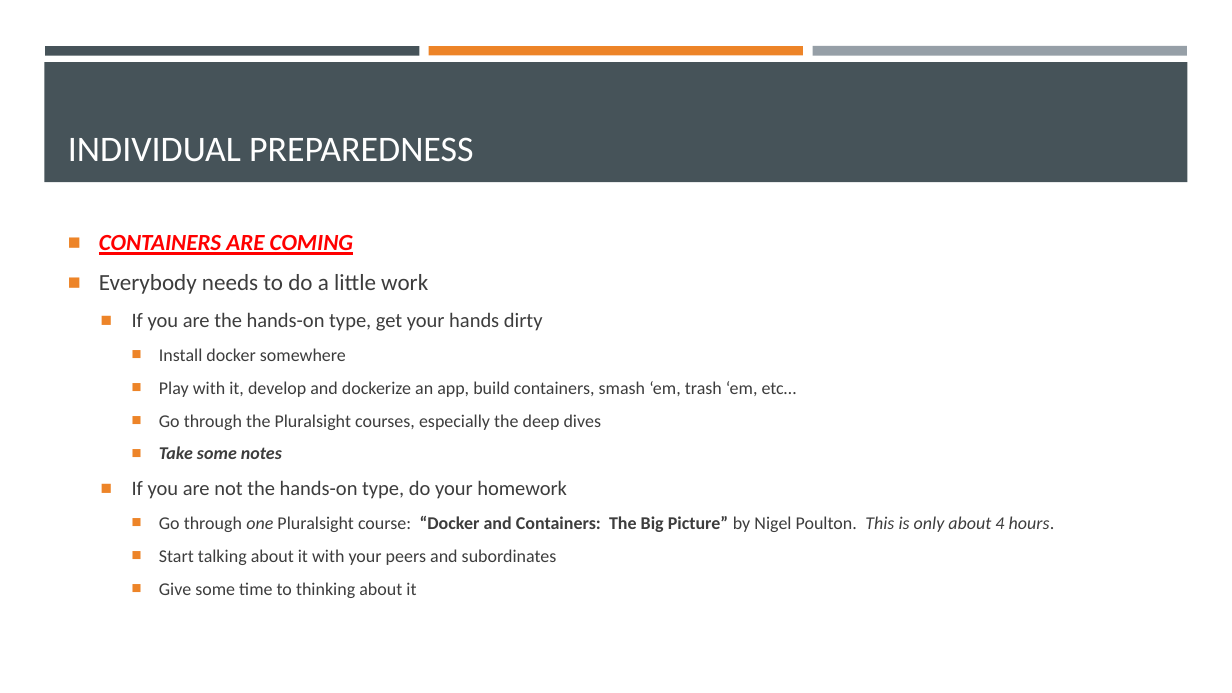
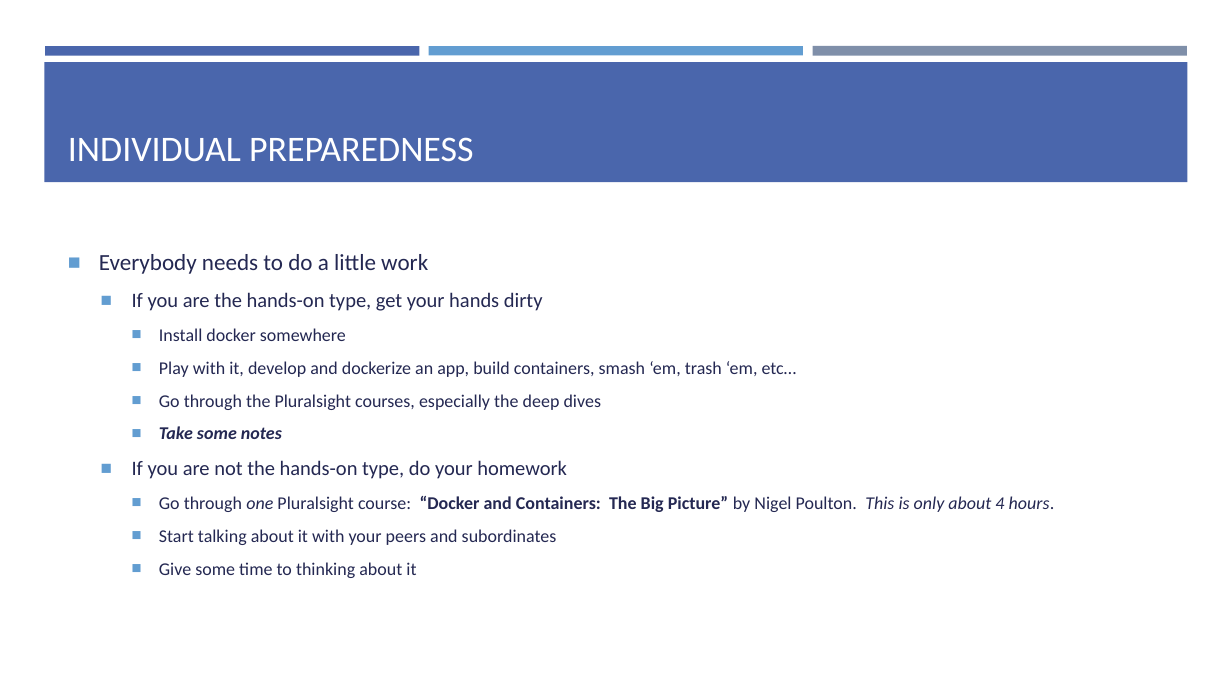
Before and after one commit to EnterpriseProductsLP/introduction-to-docker, a slide deck: slide 38 of presentation/presentation.pptx. Drawn at 1232x693 pixels with LibreOffice and Linux fonts; fonts in the diff are those of the drawing. Boxes give left, top, right and bottom in pixels: in the first picture for what was removed or moved away, otherwise in the second. Text is boxed around its words. In the diff, an @@ line names an element or a change of style, - is before the commit and + after.

```diff
--- a/presentation/presentation.pptx
+++ b/presentation/presentation.pptx
@@ rectangle at box(45, 46, 420, 55): fill #465359 to #4A66AC @@
@@ rectangle at box(429, 46, 803, 55): fill #ED8428 to #629DD1 @@
@@ rectangle at box(812, 46, 1187, 56): fill #969FA7 to #7F8FA9 @@
@@ rectangle at box(44, 62, 1188, 182): fill #465359 to #4A66AC @@
@@ text "Everybody needs to do a ..." at box(99, 254, 1055, 578): text colour #3D3D3D to #242852; bullet colour #ED8428 to #629DD1 @@
@@ text at box(99, 235, 353, 255): paragraph removed @@
-■ CONTAINERS ARE COMING
```
Also in this commit, not shown: 39 other slides changed, 1 slide added, 1 other file.
